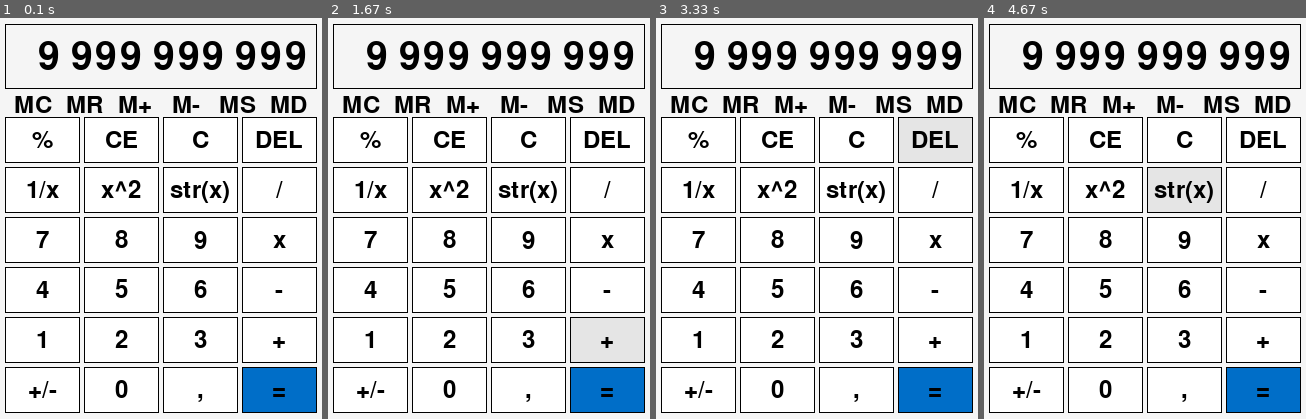
Above: before the commit, frames 1-4 (left to right).
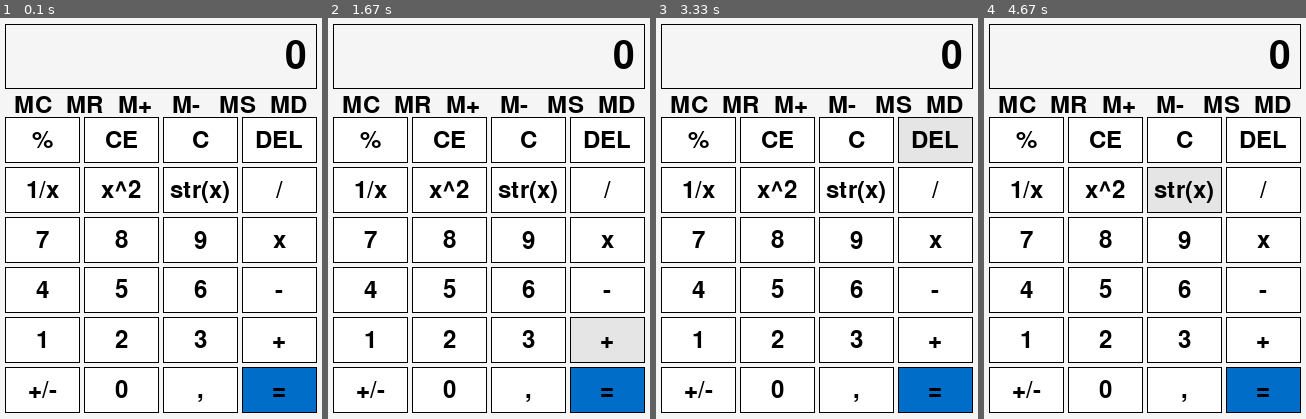
Above: after the commit, the same moments.

Repository: barteksmolkowski/pygame
Game: pygame game, started from kalkulator.py
The game is run twice, just before and just after one commit, with the same random seed, the same clock (stepped at 60 frames per second) and the same inputs.
Inputs (mouse positions are in pixels of both pictures, inside the frame that each line leads up to):
- Up to frame 1 (0.1 s): no input
- Up to frame 2 (1.67 s): click (476, 206) at 0.38 s; click (489, 218) at 0.72 s; click (389, 118) at 1.05 s; click (608, 350) at 1.38 s
- Up to frame 3 (3.33 s): click (739, 94) at 1.72 s; click "M+" at 2.05 s; click (939, 362) at 2.38 s; click (771, 90) at 2.72 s; click (900, 146) at 3.05 s
- Up to frame 4 (4.67 s): click "MC" at 3.38 s; click (1212, 106) at 3.72 s; click "3" at 4.05 s; click (1157, 166) at 4.38 s

The runs differ from the first frame. In frame 1, 2.8% of the frame differs, in the area x 12-95%, y 5-13%; in frame 2, 2.8%; in frame 3, 2.8%; in frame 4, 2.8%.

Commit message:
adding preparation for display logic

Diff:
--- a/kalkulator.py
+++ b/kalkulator.py
@@ -1,4 +1,5 @@
 import pygame
+import math
 
 class Screen:
     def __init__(self, fps, width, height, color):
@@ -64,29 +65,29 @@
         self.x, self.y = self.position
         self.width, self.height = self.size
 
-        # Initialize font
+        # Zainicjuj czcionkę
         self.font = pygame.font.Font(None, font_size)
 
     def Draw(self, screen):
-        # Draw the border
+        # Narysuj granicę
         pygame.draw.rect(screen, self.border_color, (self.x, self.y, self.width, self.height), self.border_thickness)
 
-        # Render the text and calculate its position
+        # Renderowanie tekstu i obliczenie jego położenia
         text_surface = self.font.render(self.text, True, self.color)
         text_width, text_height = text_surface.get_size()
 
-        # Handle alignment
+        # Wyrównanie
         if self.align == "left":
-            text_x = self.x + 10  # Padding from the left
+            text_x = self.x + 10 # Wypełnienie od lewej strony
         elif self.align == "center":
-            text_x = self.x + (self.width - text_width) // 2
+            text_x = self.x + (self.width - text_width) // 2 # Wypełnienie od środka
         elif self.align == "right":
-            text_x = self.x + self.width - text_width - 10  # Padding from the right
-
-        # Vertically center the text
+            text_x = self.x + self.width - text_width - 10 # Wypełnienie od prawej strony
+
+        # Wyśrodkuj tekst w pionie
         text_y = self.y + (self.height - text_height) // 2
 
-        # Draw the text
+        # Narysuj tekst
         screen.blit(text_surface, (text_x, text_y))
 
 class Button:
@@ -124,10 +125,11 @@
         # Rysujemy przycisk z (ewentualnie zmienionym) kolorem
         pygame.draw.rect(screen, color, (self.x, self.y, self.width, self.height))
 
-        # Rysowanie ramki wokół przycisku, jeśli border_width > 0
+        # Rysowanie ramki wokół przycisku, jeśli border_width(szerokość_obramowania) > 0
         if self.border_width > 0:
             pygame.draw.rect(screen, self.border_color, (self.x, self.y, self.width, self.height), self.border_width)
 
+        # Rysowanie tekstu
         if self.text:
             if font is None:
                 font = pygame.font.Font(None, 36)
@@ -143,206 +145,175 @@
                 if self.action:
                     self.action()
 
+    def collidepoint(self, pos):
+        #Metoda, która sprawdza, czy punkt 'pos' znajduje się w obrębie przycisku.
+        x, y = pos
+        return self.x <= x <= self.x + self.width and self.y <= y <= self.y + self.height
+
+class CalculatorDisplay():
+    def __init__(self, display):
+        self.display = display
+        self.text = ""
+        self.letters = []
+        self.operation = ""
+        self.result = 0
+
+    def calculate(self, number1, operation, number2 = 0):
+        result = 0
+        match operation:
+            case "+":
+                result + number1 + number2
+            case "-":
+                result = number1 - number2
+            case "*":
+                result = number1 * number2
+            case "/":
+                if number2 != 0:
+                    result = round(number1 / number2)
+                else:
+                    result = "Error"
+            case "1/x":
+                if number1 != 0:
+                    result = 1 / number1
+                else:
+                    result = "Error"
+            case "x^2":
+                result = number1 ** 2
+            case "sqrt(x)":
+                if number1 >= 0:
+                    result = math.sqrt(number1)
+                else:
+                    result = "Error"
+            case "%":
+                result = number1 % number2
+
+        return 0 if len(result) > 13 else result
+
+    def SendToDisplay(self, text):
+        0
+
+    def TextUpdate(self, NewLetter):
+        if len(self.letters) not in [3, 7, 11] and len(self.letters) <= 13:
+            try:
+                self.letters.append(int(NewLetter))
+            except ValueError:
+                if self.operation == "":
+                    self.operation = NewLetter
+                else:
+                    # podaje wynik i automatycznie ustawia pierwszą liczbę na wynik
+                    pass
+
 # Pygame Initialization
 pygame.init()
-screen = Screen(60, 322, 467, (245, 245, 245))
+
+# Tworzymy obiekt ekranu
+screen = Screen(60, 322, 467, (245, 245, 245))  # x, y, width, height, color
 screen.Create()
+
+# Tworzymy nowy obiekt klasy UserKeyboard, który obsługuje interakcje z klawiaturą
 keyboard = UserKeyboard()
 
-def MClearExplain():
-    print("Clear the memory")
-
-def MRecallExplain():
-    print("Recall the value from memory")
-
-def MAddExplain():
-    print("Add the current value to memory")
-
-def MSubExplain():
-    print("Subtract the current value from memory")
-
-def MStoreExplain():
-    print("Store the current value in memory")
-
-def MDisplayExplain():
-    print("Display the current memory value")
-
-if True == True: # ADD BUTTONS
-    buttonAddSub = Button((5, 413), (75, 46), (255, 255, 255), "+/-", action=lambda: print("Click +/-"))
-    buttonZero = Button((84, 413), (75, 46), (255, 255, 255), "0", action=lambda: print("Click 0"))
-    buttonComma = Button((163, 413), (75, 46), (255, 255, 255), ",", action=lambda: print("Click ,"))
-    buttonEquals = Button((242, 413), (75, 46), (0, 110, 200), "=", action=lambda: print("Click ="), hover_intensity=0.1)
-
-    buttonOne = Button((5, 363), (75, 46), (255, 255, 255), "1", action=lambda: print("Click 1"))
-    buttonTwo = Button((84, 363), (75, 46), (255, 255, 255), "2", action=lambda: print("Click 2"))
-    buttonThree = Button((163, 363), (75, 46), (255, 255, 255), "3", action=lambda: print("Click 3"))
-    buttonAdd = Button((242, 363), (75, 46), (255, 255, 255), "+", action=lambda: print("Click +"))
-
-    buttonFour = Button((5, 313), (75, 46), (255, 255, 255), "4", action=lambda: print("Click 4"))
-    buttonFive = Button((84, 313), (75, 46), (255, 255, 255), "5", action=lambda: print("Click 5"))
-    buttonSix = Button((163, 313), (75, 46), (255, 255, 255), "6", action=lambda: print("Click 6"))
-    buttonMinus = Button((242, 313), (75, 46), (255, 255, 255), "-", action=lambda: print("Click -"))
-
-    buttonSeven = Button((5, 263), (75, 46), (255, 255, 255), "7", action=lambda: print("Click 7"))
-    buttonEight = Button((84, 263), (75, 46), (255, 255, 255), "8", action=lambda: print("Click 8"))
-    buttonNine = Button((163, 263), (75, 46), (255, 255, 255), "9", action=lambda: print("Click 9"))
-    buttonTimes = Button((242, 263), (75, 46), (255, 255, 255), "x", action=lambda: print("Click x"))
-
-    buttonReciprocal = Button((5, 213), (75, 46), (255, 255, 255), "1/x", action=lambda: print("Click 1/x"))
-    buttonSquare = Button((84, 213), (75, 46), (255, 255, 255), "x^2", action=lambda: print("Click x^2"))
-    buttonStr = Button((163, 213), (75, 46), (255, 255, 255), "str(x)", action=lambda: print("Click str(x)"))
-    buttonDivide = Button((242, 213), (75, 46), (255, 255, 255), "/", action=lambda: print("Click /"))
-
-    buttonPercent = Button((5, 163), (75, 46), (255, 255, 255), "%", action=lambda: print("Click %"))
-    buttonCE = Button((84, 163), (75, 46), (255, 255, 255), "CE", action=lambda: print("Click CE"))
-    buttonC = Button((163, 163), (75, 46), (255, 255, 255), "C", action=lambda: print("Click C"))
-    buttonDel = Button((242, 163), (75, 46), (255, 255, 255), "DEL", action=lambda: print("Click DEL"))
-
-    buttonMemoryClear = Button((15, 140), (37, 22), (245, 245, 245), "MC", action=lambda: (MClearExplain(), print("Click Memory Clear")), border_width=0, hover_effect=False)
-    buttonMemoryRecall = Button((66, 140), (37, 22), (245, 245, 245), "MR", action=lambda: (MRecallExplain(), print("Click Memory Recall")), border_width=0, hover_effect=False)
-    buttonMemoryAdd = Button((117, 140), (37, 22), (245, 245, 245), "M+", action=lambda: (MAddExplain(), print("Click Memory Add")), border_width=0, hover_effect=False)
-    buttonMemorySub = Button((168, 140), (37, 22), (245, 245, 245), "M-", action=lambda: (MSubExplain(), print("Click Memory Subtract")), border_width=0, hover_effect=False)
-    buttonMemoryStore = Button((219, 140), (37, 22), (245, 245, 245), "MS", action=lambda: (MStoreExplain(), print("Click Memory Store")), border_width=0, hover_effect=False)
-    buttonMemoryDisplay = Button((270, 140), (37, 22), (245, 245, 245), "MD", action=lambda: (MDisplayExplain(), print("Click Memory Display")), border_width=0, hover_effect=False)
-
+
+# Zainicjuj obiekt wyświetlacz
 display = Display(
     (5, 70),               # Pozycja (x, y)
     (312, 65),             # Wymiary (szerokość, wysokość)
-    "9 999 999 999",       # Tekst do wyświetlenia
+    "0",       # Tekst do wyświetlenia
     border_color=(0, 0, 0),# Kolor ramki (czarny)
     border_thickness=1,    # Grubość ramki
     align="right",         # Wyrównanie tekstu (poziome: "left", "center", "right")
     font_size=57,          # Rozmiar czcionki
-    font_thickness=2      # Grubość czcionki
+    font_thickness=2       # Grubość czcionki
 )
-# Main program loop
+
+# Funkcje objaśniające operacje na pamięci (używając symboli zastępczych dla rzeczywistej funkcjonalności)
+def MClearExplain():
+    print("Clear the memory")
+
+def MRecallExplain():
+    print("Recall the value from memory")
+
+def MAddExplain():
+    print("Add the current value to memory")
+
+def MSubExplain():
+    print("Subtract the current value from memory")
+
+def MStoreExplain():
+    print("Store the current value in memory")
+
+def MDisplayExplain():
+    print("Display the current memory value")
+
+# Zmienna globalna dla bieżącego symbolu do wyświetlenia (np. aktualnie wybrana liczba lub operacja)
+aktualny_znak = ""
+
+# Zaktualizuj bieżący symbol za pomocą wybranego znaku
+def set_current_character(znak):
+    global aktualny_znak
+    aktualny_znak = znak
+
+# TWORZENIE PRZYCISKÓW (słownik wraz z  funkcjonalnością)
+button_mapping = {
+    # (Poz, Rozmiar,Kolor,Etykieta,Akcja oraz wszelkie dodatkowe właściwości)
+    "Add/Sub": Button((5, 413), (75, 46), (255, 255, 255), "+/-", action=lambda: (print("Click +/-"), set_current_character("+/-"))),
+    "Zero": Button((84, 413), (75, 46), (255, 255, 255), "0", action=lambda: (print("Click 0"), set_current_character("0"))),
+    "Comma": Button((163, 413), (75, 46), (255, 255, 255), ",", action=lambda: (print("Click ,"), set_current_character(","))),
+    "Equals": Button((242, 413), (75, 46), (0, 110, 200), "=", action=lambda: (print("Click ="), set_current_character("=")), hover_intensity=0.1),
+
+    "One": Button((5, 363), (75, 46), (255, 255, 255), "1", action=lambda: (print("Click 1"), set_current_character("1"))),
+    "Two": Button((84, 363), (75, 46), (255, 255, 255), "2", action=lambda: (print("Click 2"), set_current_character("2"))),
+    "Three": Button((163, 363), (75, 46), (255, 255, 255), "3", action=lambda: (print("Click 3"), set_current_character("3"))),
+    "Add": Button((242, 363), (75, 46), (255, 255, 255), "+", action=lambda: (print("Click +"), set_current_character("+"))),
+
+    "Four": Button((5, 313), (75, 46), (255, 255, 255), "4", action=lambda: (print("Click 4"), set_current_character("4"))),
+    "Five": Button((84, 313), (75, 46), (255, 255, 255), "5", action=lambda: (print("Click 5"), set_current_character("5"))),
+    "Six": Button((163, 313), (75, 46), (255, 255, 255), "6", action=lambda: (print("Click 6"), set_current_character("6"))),
+    "Minus": Button((242, 313), (75, 46), (255, 255, 255), "-", action=lambda: (print("Click -"), set_current_character("-"))),
+
+    "Seven": Button((5, 263), (75, 46), (255, 255, 255), "7", action=lambda: (print("Click 7"), set_current_character("7"))),
+    "Eight": Button((84, 263), (75, 46), (255, 255, 255), "8", action=lambda: (print("Click 8"), set_current_character("8"))),
+    "Nine": Button((163, 263), (75, 46), (255, 255, 255), "9", action=lambda: (print("Click 9"), set_current_character("9"))),
+    "Times": Button((242, 263), (75, 46), (255, 255, 255), "x", action=lambda: (print("Click x"), set_current_character("x"))),
+
+    "Reciprocal": Button((5, 213), (75, 46), (255, 255, 255), "1/x", action=lambda: (print("Click 1/x"), set_current_character("1/x"))),
+    "Square": Button((84, 213), (75, 46), (255, 255, 255), "x^2", action=lambda: (print("Click x^2"), set_current_character("x^2"))),
+    "Str": Button((163, 213), (75, 46), (255, 255, 255), "str(x)", action=lambda: (print("Click str(x)"), set_current_character("str(x)"))),
+    "Divide": Button((242, 213), (75, 46), (255, 255, 255), "/", action=lambda: (print("Click /"), set_current_character("/"))),
+
+    "Percent": Button((5, 163), (75, 46), (255, 255, 255), "%", action=lambda: (print("Click %"), set_current_character("%"))),
+    "CE": Button((84, 163), (75, 46), (255, 255, 255), "CE", action=lambda: (print("Click CE"), set_current_character("CE"))),
+    "C": Button((163, 163), (75, 46), (255, 255, 255), "C", action=lambda: (print("Click C"), set_current_character("C"))),
+    "Del": Button((242, 163), (75, 46), (255, 255, 255), "DEL", action=lambda: (print("Click DEL"), set_current_character("DEL"))),
+
+    "MemoryClear": Button((15, 140), (37, 22), (245, 245, 245), "MC", action=lambda: (MClearExplain(), print("Click Memory Clear"), set_current_character("MC")), border_width=0, hover_effect=False),
+    "MemoryRecall": Button((66, 140), (37, 22), (245, 245, 245), "MR", action=lambda: (MRecallExplain(), print("Click Memory Recall"), set_current_character("MR")), border_width=0, hover_effect=False),
+    "MemoryAdd": Button((117, 140), (37, 22), (245, 245, 245), "M+", action=lambda: (MAddExplain(), print("Click Memory Add"), set_current_character("M+")), border_width=0, hover_effect=False),
+    "MemorySub": Button((168, 140), (37, 22), (245, 245, 245), "M-", action=lambda: (MSubExplain(), print("Click Memory Subtract"), set_current_character("M-")), border_width=0, hover_effect=False),
+    "MemoryStore": Button((219, 140), (37, 22), (245, 245, 245), "MS", action=lambda: (MStoreExplain(), print("Click Memory Store"), set_current_character("MS")), border_width=0, hover_effect=False),
+    "MemoryDisplay": Button((270, 140), (37, 22), (245, 245, 245), "MD", action=lambda: (MDisplayExplain(), print("Click Memory Display"), set_current_character("MD")), border_width=0, hover_effect=False)
+}
+
+# Pętla główna
 running = True
-current_button = None  # Zmienna do przechowywania aktualnie klikniętego przycisku
-
 while running:
     for event in pygame.event.get():
         if event.type == pygame.QUIT:
             running = False
-        keyboard.Sensor(event)
-
-        button_mapping = {
-            buttonAddSub: "Add/Sub",
-            buttonZero: "0",
-            buttonComma: ",",
-            buttonEquals: "=",
-            buttonOne: "1",
-            buttonTwo: "2",
-            buttonThree: "3",
-            buttonAdd: "+",
-            buttonFour: "4",
-            buttonFive: "5",
-            buttonSix: "6",
-            buttonMinus: "-",
-            buttonSeven: "7",
-            buttonEight: "8",
-            buttonNine: "9",
-            buttonTimes: "*",
-            buttonReciprocal: "Reciprocal",
-            buttonSquare: "Square",
-            buttonStr: "Str",
-            buttonDivide: "/",
-            buttonPercent: "%",
-            buttonCE: "CE",
-            buttonC: "C",
-            buttonDel: "Del",
-            buttonMemoryClear: "Memory Clear",
-            buttonMemoryRecall: "Memory Recall",
-            buttonMemoryAdd: "Memory Add",
-            buttonMemorySub: "Memory Sub",
-            buttonMemoryStore: "Memory Store",
-            buttonMemoryDisplay: "Memory Display"
-        }
-
-        # BUTTONS EVENTS
-        for button, button_name in button_mapping.items():
-            if button.Click(event):
-                current_button = button_name
-
-    # Printing the current button in the console (or use it wherever necessary)
-    if current_button:
-        print(f"Last clicked button: {current_button}")
-
-    # Keyboard handling
-    if keyboard.KeyState(pygame.K_ESCAPE) == "pressed":
-        running = False  # Exit the program when ESC is pressed
-
-    # Clearing the screen
-    screen.Clear()
-
-    if True == True:  # BUTTONS DRAW
-        buttonAddSub.Draw(screen.screen)
-        buttonZero.Draw(screen.screen)
-        buttonComma.Draw(screen.screen)
-        buttonEquals.Draw(screen.screen)
-
-        buttonOne.Draw(screen.screen)
-        buttonTwo.Draw(screen.screen)
-        buttonThree.Draw(screen.screen)
-        buttonAdd.Draw(screen.screen)
-
-        buttonFour.Draw(screen.screen)
-        buttonFive.Draw(screen.screen)
-        buttonSix.Draw(screen.screen)
-        buttonMinus.Draw(screen.screen)
-
-        buttonSeven.Draw(screen.screen)
-        buttonEight.Draw(screen.screen)
-        buttonNine.Draw(screen.screen)
-        buttonTimes.Draw(screen.screen)
-
-        buttonReciprocal.Draw(screen.screen)
-        buttonSquare.Draw(screen.screen)
-        buttonStr.Draw(screen.screen)
-        buttonDivide.Draw(screen.screen)
-
-        buttonPercent.Draw(screen.screen)
-        buttonCE.Draw(screen.screen)
-        buttonC.Draw(screen.screen)
-        buttonDel.Draw(screen.screen)
-
-        buttonMemoryClear.Draw(screen.screen)
-        buttonMemoryRecall.Draw(screen.screen)
-        buttonMemoryAdd.Draw(screen.screen)
-        buttonMemorySub.Draw(screen.screen)
-        buttonMemoryStore.Draw(screen.screen)
-        buttonMemoryDisplay.Draw(screen.screen)
+
+        # Obsługuje kliknięcia
+        if event.type == pygame.MOUSEBUTTONDOWN:
+            for button in button_mapping.values():
+                if button.collidepoint(event.pos):  # Zatrzymajmy się w przycisku, jeśli kliknięto
+                    button.action()
+
+    screen.Clear()  # Wyczyszcz ekran
+    for button in button_mapping.values():
+        button.Draw(screen.screen)  # Rysujemy przyciski na powierzchni ekranu
 
     display.Draw(screen.screen)
 
-    # Updating the screen
-    screen.Refresh()
+    pygame.display.flip()
+    pygame.time.Clock().tick(30)  # Ograniczamy liczbę klatek do 30
 
 pygame.quit()
-
-
-
-
-
-
-
-
-#ZADANIA na tydzień
-
-# zrobić adventocode 23,24,25,26,27,28
-
-# dokończyć górę menu kalkulatora i dla memory jak się najedzie to wyjaśnienia
-
-# dokończyć logike z wpisywaniem w wyświetlacz
-
-# skończyć logike działań
-
-# zrobić menu z opcjami (typy kalkulatorów)jak się najedzie na przycisk w lewym górnym rogu
-
-# zrobić możliwość ustawiania wielkości okienka
-    # na początku że będzie można ustawić szerokość i wysokość jako xy
-    # a przyciski wtedy będą się odpowiednio edytować
-    # potem dać możliwość użytkownikowi poprostu poruszać okienkiem i myszką zmieniać wielkość okna
-
-# w tym menu z opcjami dać: kalkulator_naukowy, ustawienia, autor (to wiadomo po co:)
-
-# schemat działania kalkulatora naukowego to taki sam jak w aplikacji windowsa
